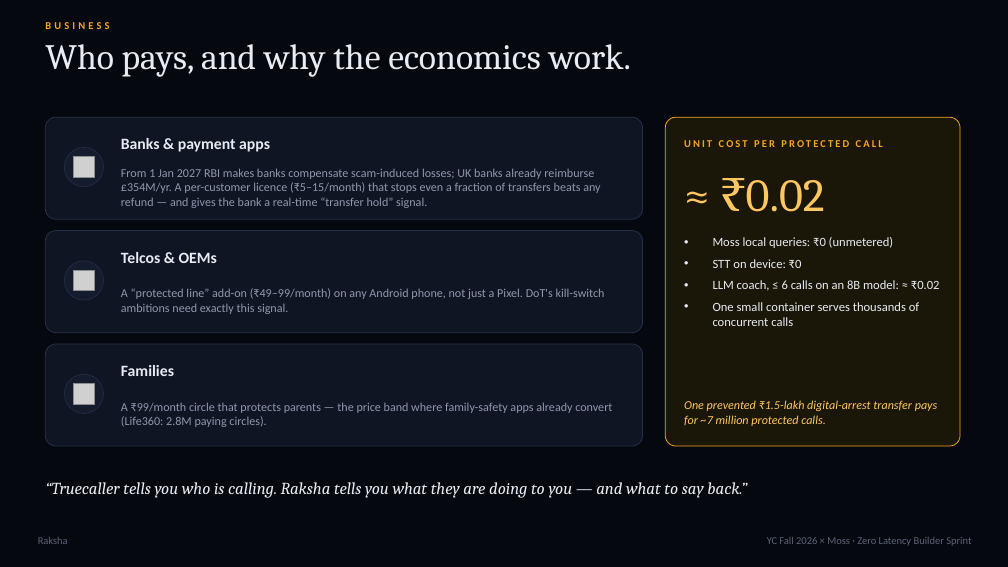
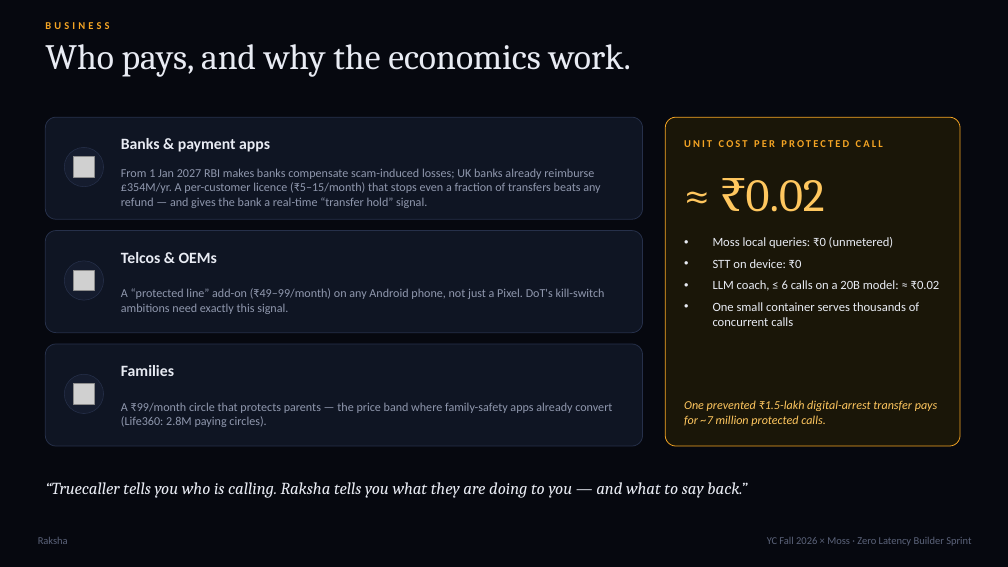
Before and after one commit to shi1720/YC-Fall-2026-x-Moss, a slide deck: slide 11 of docs/deck/Raksha-Pitch.pptx. Drawn at 1008x567 pixels with LibreOffice and Linux fonts; fonts in the diff are those of the drawing; grey boxes stand for pictures. Boxes give left, top, right and bottom in pixels: in the first picture for what was removed or moved away, otherwise in the second. Text is boxed around its words. In the diff, an @@ line names an element or a change of style, - is before the commit and + after.

```diff
--- a/docs/deck/Raksha-Pitch.pptx
+++ b/docs/deck/Raksha-Pitch.pptx
@@ text at (713,280,940,291): text changed @@
-• LLM coach, ≤ 6 calls on an 8B model: ≈ ₹0.02
+• LLM coach, ≤ 6 calls on a 20B model: ≈ ₹0.02
```
Also in this commit, not shown: 6 other slides changed, 32 other files.
